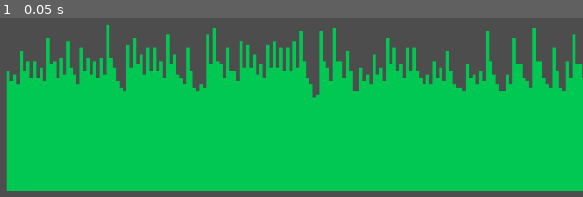
Above: before the commit, frame 1.
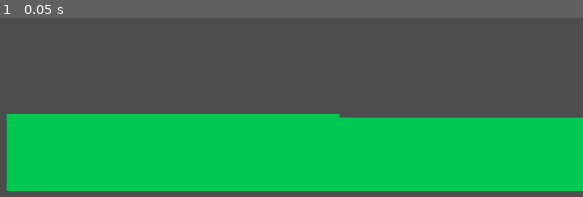
Above: after the commit, the same moment.

Repository: tomekblox/godot_projects
Game: Godot game, scene res://scenes/main.tscn
The game is run twice, just before and just after one commit, with the same random seed, the same clock (stepped at 60 frames per second) and the same inputs.
Inputs:
- Up to frame 1 (0.05 s): no input

The runs differ from the first frame. In frame 1, 28% of the frame differs, in the area x 1-100%, y 3-56%.

Commit message:
Sharp heights

Diff:
--- a/godod_wspolne/project.godot
+++ b/godod_wspolne/project.godot
@@ -13,7 +13,6 @@
 config/name="godod_wspolne"
 run/main_scene="res://scenes/main.tscn"
 config/features=PackedStringArray("4.3", "Forward Plus")
-config/icon="res://resources/icon.svg"
 
 [input]
 
--- a/godod_wspolne/resources/icon.svg
+++ /dev/null
@@ -1 +0,0 @@
-<svg xmlns="http://www.w3.org/2000/svg" width="128" height="128"><rect width="124" height="124" x="2" y="2" fill="#363d52" stroke="#212532" stroke-width="4" rx="14"/><g fill="#fff" transform="translate(12.322 12.322)scale(.101)"><path d="M105 673v33q407 354 814 0v-33z"/><path fill="#478cbf" d="m105 673 152 14q12 1 15 14l4 67 132 10 8-61q2-11 15-15h162q13 4 15 15l8 61 132-10 4-67q3-13 15-14l152-14V427q30-39 56-81-35-59-83-108-43 20-82 47-40-37-88-64 7-51 8-102-59-28-123-42-26 43-46 89-49-7-98 0-20-46-46-89-64 14-123 42 1 51 8 102-48 27-88 64-39-27-82-47-48 49-83 108 26 42 56 81zm0 33v39c0 276 813 276 814 0v-39l-134 12-5 69q-2 10-14 13l-162 11q-12 0-16-11l-10-65H446l-10 65q-4 11-16 11l-162-11q-12-3-14-13l-5-69z"/><path d="M483 600c0 34 58 34 58 0v-86c0-34-58-34-58 0z"/><circle cx="725" cy="526" r="90"/><circle cx="299" cy="526" r="90"/></g><g fill="#414042" transform="translate(12.322 12.322)scale(.101)"><circle cx="307" cy="532" r="60"/><circle cx="717" cy="532" r="60"/></g></svg>
--- a/godod_wspolne/scenes/ground.tscn
+++ /dev/null
@@ -1,66 +0,0 @@
-[gd_scene load_steps=5 format=3 uid="uid://cidm2yjygg8gg"]
-
-[ext_resource type="Texture2D" uid="uid://cs4o0x00ufdcc" path="res://resources/tiles.png" id="1_d52cm"]
-
-[sub_resource type="TileSetAtlasSource" id="TileSetAtlasSource_dyrx7"]
-texture = ExtResource("1_d52cm")
-0:0/0 = 0
-1:0/0 = 0
-2:0/0 = 0
-3:0/0 = 0
-0:1/0 = 0
-1:1/0 = 0
-2:1/0 = 0
-3:1/0 = 0
-0:2/0 = 0
-1:2/0 = 0
-2:2/0 = 0
-3:2/0 = 0
-0:3/0 = 0
-1:3/0 = 0
-2:3/0 = 0
-3:3/0 = 0
-
-[sub_resource type="TileSet" id="TileSet_qs2a4"]
-sources/0 = SubResource("TileSetAtlasSource_dyrx7")
-
-[sub_resource type="GDScript" id="GDScript_qdtua"]
-script/source = "extends TileMapLayer
-
-var moisture = FastNoiseLite.new()
-var temperature = FastNoiseLite.new()
-
-
-
-# Called when the node enters the scene tree for the first time.
-func _ready() -> void:
-	moisture.seed = randi()
-	temperature.seed = randi()
-	generate_chunk()#TODO add generating based on player postiton
-	pass # Replace with function body.
-
-
-# Called every frame. 'delta' is the elapsed time since the previous frame.
-func _process(delta: float) -> void:
-
-	pass
-
-func generate_chunk():
-	for x in range(100):
-		for y in range(100):
-			var moist = moisture.get_noise_2d(x,y)
-			var temp = temperature.get_noise_2d(x,y)
-			set_cell(Vector2i(x,y),0,Vector2i(calc_noise(moist,4),calc_noise(temp,4)))
-			print(calc_noise(moist,3))
-
-func calc_noise(value,offset) -> int:
-	var a = round(value*offset)
-	if a > 0:
-		return a
-	else:
-		return -a
-"
-
-[node name="TileMapLayer" type="TileMapLayer"]
-tile_set = SubResource("TileSet_qs2a4")
-script = SubResource("GDScript_qdtua")
--- a/godod_wspolne/scenes/main.tscn
+++ b/godod_wspolne/scenes/main.tscn
@@ -1,6 +1,6 @@
 [gd_scene load_steps=3 format=3 uid="uid://dacshipt7rrhr"]
 
-[ext_resource type="Script" path="res://scenes/camera_2d.gd" id="1_jj0nt"]
+[ext_resource type="Script" path="res://scripts/camera_2d.gd" id="1_jj0nt"]
 [ext_resource type="PackedScene" uid="uid://bc3xmktd4ajxn" path="res://scenes/terra.tscn" id="2_xo7lx"]
 
 [node name="Node2D" type="Node2D"]
--- a/godod_wspolne/scripts/terra.gd
+++ b/godod_wspolne/scripts/terra.gd
@@ -2,12 +2,14 @@
 
 var height = FastNoiseLite.new()
 var seed = randi()
-var width = 500
+var width = 10
 var rng
+var part_size = 100
 
 
-# Called when the node enters the scene tree for the first time.
+
 func _ready() -> void:
+	width *= part_size
 	height.seed = seed
 	rng = RandomNumberGenerator.new()
 	rng.randomize()
@@ -18,7 +20,6 @@
 	generate_curve()
 
 
-# Called every frame. 'delta' is the elapsed time since the previous frame.
 func _process(delta: float) -> void:
 	pass
 
@@ -26,11 +27,11 @@
 	var heights = []
 	heights.resize(width)
 	heights.fill(30)
-	for i in range(width-1):
-		if i % 2 == 0:
-			heights[i] = 30 + int(rng.randfn(10, 5))
-		else:
-			heights[i] = (heights[i-1] + heights[i+1])/2
+	for i in range(0,width,part_size):
+		var rnd_value = int(rng.randfn(0, 10))
+		for j in range(part_size):
+			heights[i+j] = 30 + rnd_value
+
 
 	for x in range(width):
 			for y in range(heights[x]):
Not shown, removed: godod_wspolne/resources/icon.svg.import
Renamed: godod_wspolne/scenes/camera_2d.gd -> godod_wspolne/scripts/camera_2d.gd
